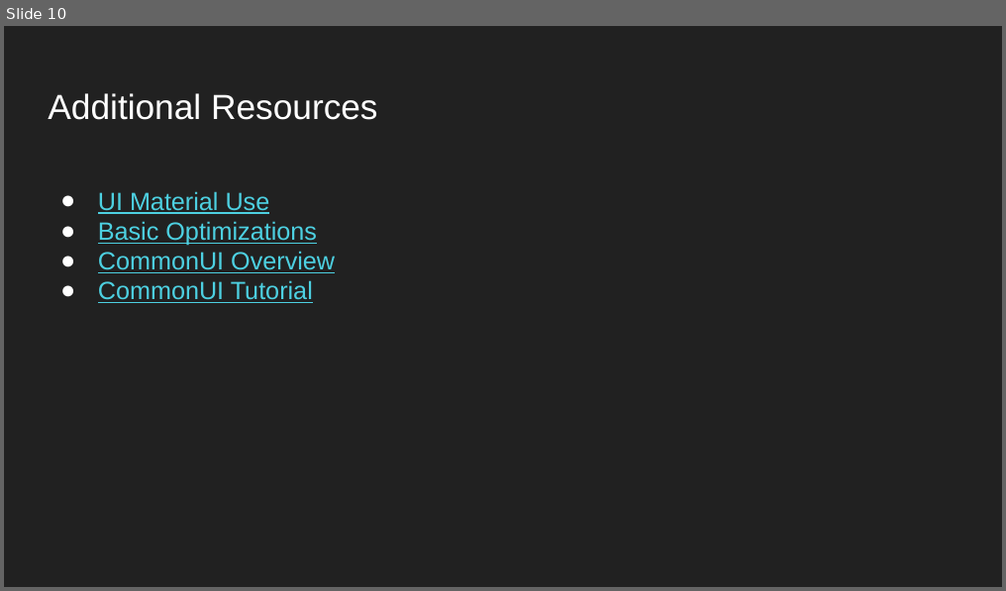
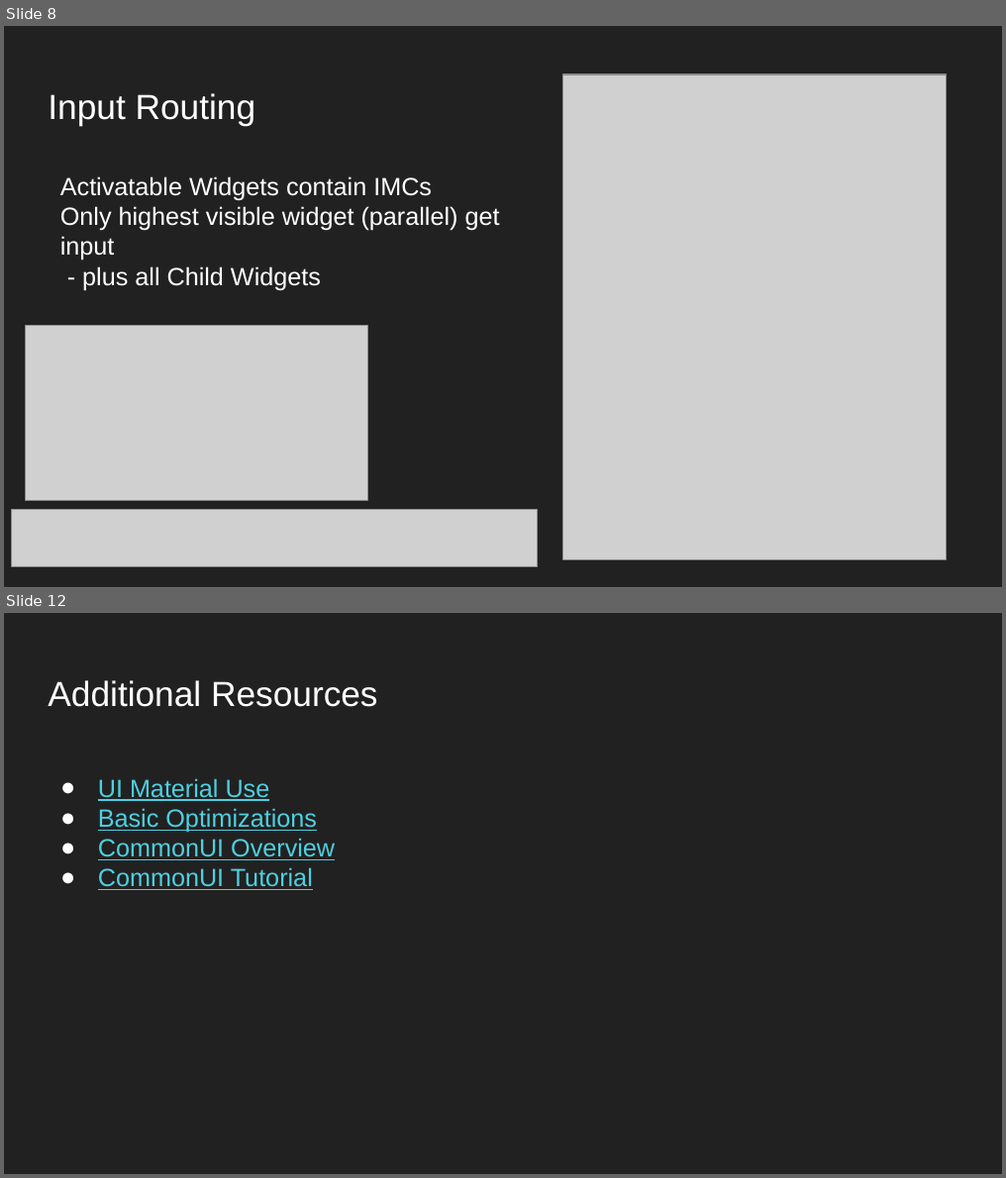
Before and after one commit to WotanCZ/MFF_UE_Lecture, a slide deck: UI/Unreal Engine Lecture - UI.pptx. Shown one above the other, each under a label of ours: slide 10 before the commit, slides 8 and 12 after it; the slides between them are not shown. The pictures are 1006x591 and 1006x1178 pixels, drawn with LibreOffice and Linux fonts; fonts in the diff are those of the drawing; grey boxes stand for pictures; background and template pictures are left out. Boxes give left, top, right and bottom in pixels: in the first picture for what was removed or moved away, otherwise in the second. Text is boxed around its words. In the diff, an @@ line names an element or a change of style, - is before the commit and + after.

```diff
--- a/UI/Unreal Engine Lecture - UI.pptx
+++ b/UI/Unreal Engine Lecture - UI.pptx
@@ slide 8 added at (x1=4, y1=26, x2=1002, y2=587), background picture (left out) @@
@@ picture added at (x1=562, y1=75, x2=946, y2=561) @@
@@ title added at (x1=48, y1=93, x2=256, y2=125), 25.2 pt, text #FFFFFF @@
+Input Routing
@@ text added at (x1=60, y1=176, x2=500, y2=290), 18 pt, text #FFFFFF @@
+Activatable Widgets contain IMCs
+Only highest visible widget (parallel) get input
+- plus all Child Widgets
@@ picture added at (x1=25, y1=325, x2=368, y2=500) @@
@@ picture added at (x1=12, y1=510, x2=537, y2=567) @@
@@ what was slide 10 is now slide 12 @@
```
Also in this commit, not shown: 7 slides changed, 3 other slides added, 2 slides removed, 2 other files.
